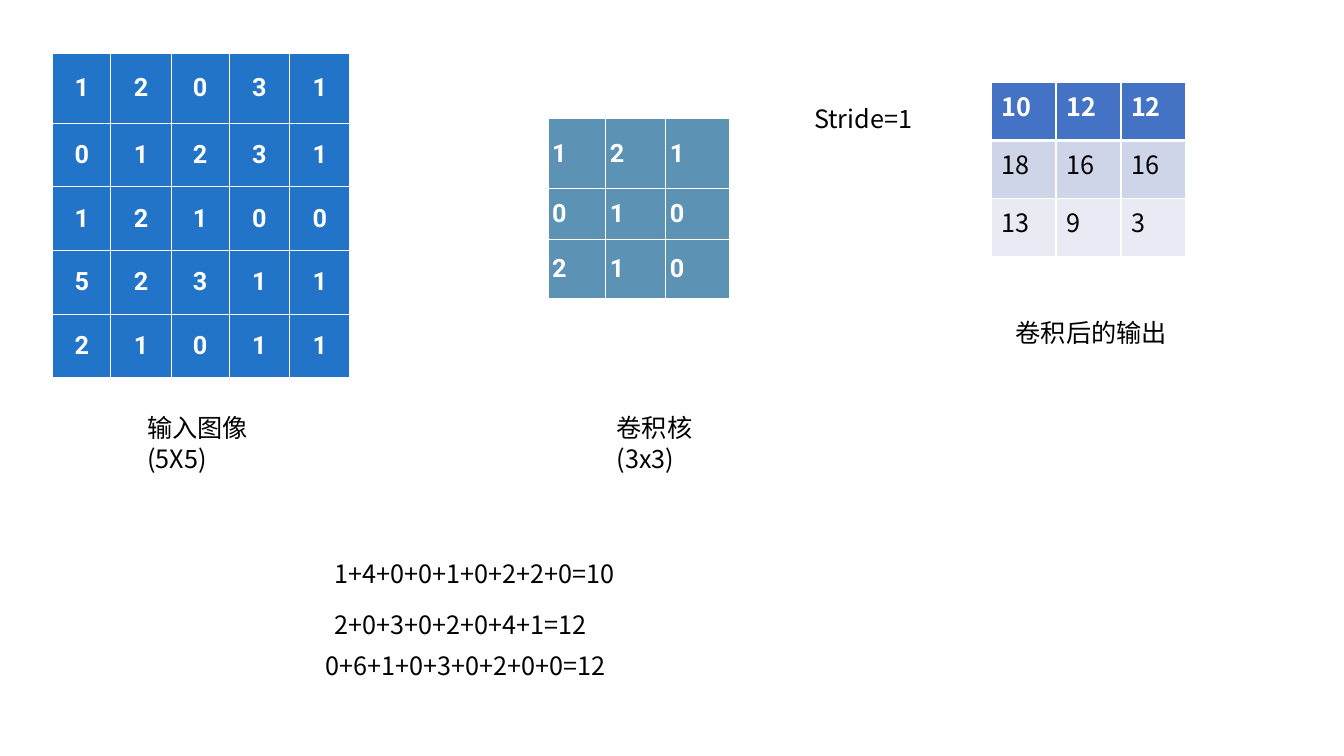
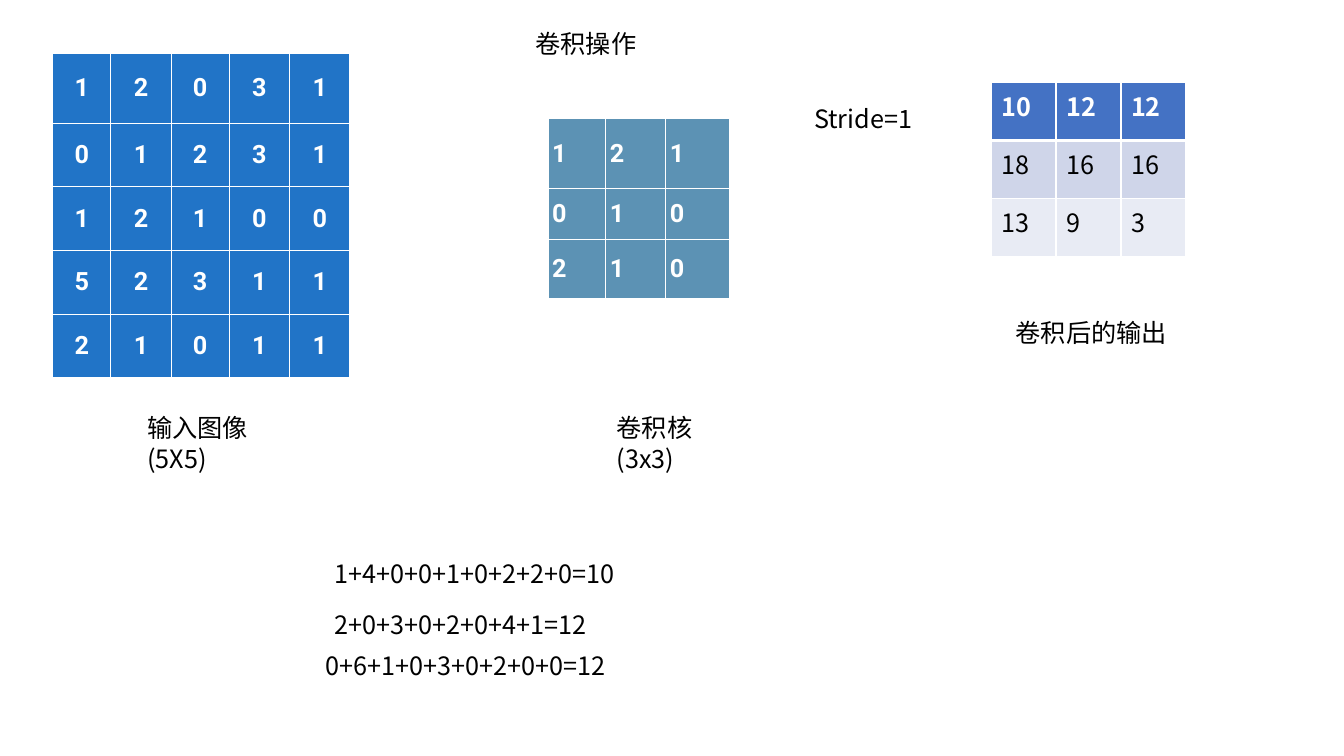
Before and after one commit to xiaotudui/pytorch-tutorial, a slide deck: slide 3 of notes/演示.pptx. Drawn at 1344x756 pixels with LibreOffice and Linux fonts; fonts in the diff are those of the drawing. Boxes give left, top, right and bottom in pixels: in the first picture for what was removed or moved away, otherwise in the second. Text is boxed around its words. In the diff, an @@ line names an element or a change of style, - is before the commit and + after.

```diff
--- a/notes/演示.pptx
+++ b/notes/演示.pptx
@@ text added at [535, 31, 636, 55], 18 pt, text #000000 @@
+卷积操作
```
Also in this commit, not shown: 1 slide added, 2 other files.
